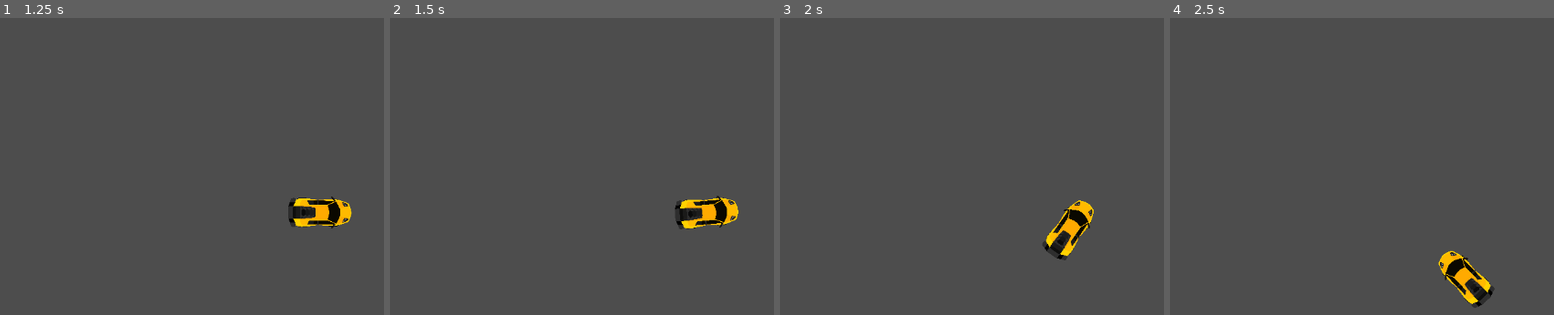
Above: before the commit, frames 1-4 (left to right).
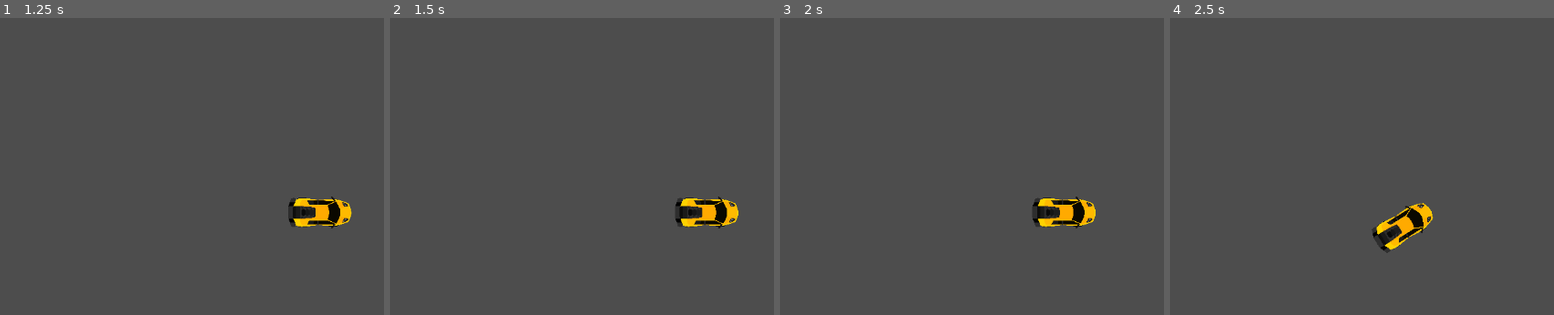
Above: after the commit, the same moments.

Repository: pgawle/driveoutnazis
Game: Godot game, scene res://drive_out_nazis.tscn
The game is run twice, just before and just after one commit, with the same random seed, the same clock (stepped at 60 frames per second) and the same inputs.
Inputs:
- Up to frame 1 (1.25 s): tap Enter at 0.5 s; hold Right (right) from 0.53 s (still down)
- Up to frame 2 (1.5 s): tap Space at 1.25 s; release Right (right) at 1.28 s; hold Down (down) from 1.28 s (still down)
- Up to frame 3 (2 s): keep holding Down (down)
- Up to frame 4 (2.5 s): release Down (down) at 2.03 s; hold Right (right) from 2.03 s (still down)

Frame 1 is identical in both runs. In frame 2, 0.5% of the frame differs, in the area x 74-91%, y 59-72%; in frame 3, 2.1%; in frame 4, 2.8%, in the area x 52-85%, y 62-98%.

Commit message:
Complete car movement (traction, drift, break)

Diff:
--- a/Actors/PlayerCar/player_car.gd
+++ b/Actors/PlayerCar/player_car.gd
@@ -8,12 +8,22 @@
 @export var braking := -450
 @export var max_speed_reverse := 250
 
+
+@export var friction := -55
+@export var drag := -0.06
+
+
+@export var slip_speed := 400  # Speed where traction is reduced
+@export var traction_fast := 2.5 # High-speed traction
+@export var traction_slow := 10 # Low-speed traction
+
 func _physics_process(delta):
 	var input = get_input()
 	velocity += input["acceleration"] * delta
-	print(input["steer_direction"])
-	var steering = calculate_steering(delta)
+	var friction = apply_friction(delta, input["acceleration"],velocity)
+	velocity = friction["velocity"]
 
+	var steering = calculate_steering(delta,input["steer_direction"])
 	velocity = steering["velocity"]
 	rotation = steering["rotation"]
 
@@ -32,20 +42,47 @@
 		_acceleration = transform.x * braking
 	return {"acceleration": _acceleration, "steer_direction": _steer_direction}
 
-func calculate_steering(delta):
+func apply_friction(delta, acceleration, _velocity):
+	if acceleration == Vector2.ZERO and velocity.length() < 50:
+		_velocity = Vector2.ZERO
+	var friction_force = _velocity * friction * delta
+	var drag_force = _velocity * _velocity.length() * drag * delta
+	var _acceleration = acceleration+ drag_force + friction_force
+	return {"acceleration": _acceleration, "velocity": _velocity}
+
+
+
+
+func calculate_steering(delta, steer_direction):
 	var _rotation: float = 0
 	var _velocity := Vector2.ZERO
-
+	# 1. Find the wheel positions
 	var rear_wheel = position - transform.x * wheel_base / 2.0
 	var front_wheel = position + transform.x * wheel_base / 2.0
+	# 2. Move the wheels forward
 	rear_wheel += velocity * delta
-	front_wheel += velocity.rotated(steer_angle) * delta
-	var new_heading = (front_wheel - rear_wheel).normalized()
+	front_wheel += velocity.rotated(steer_direction) * delta
+	# 3. Find the new direction vector
+	var new_heading = rear_wheel.direction_to(front_wheel)
+	# 4. Choose which traction value to use - at lower speeds, slip should be low
+	var traction = traction_slow
+	if velocity.length() > slip_speed:
+		traction = traction_fast
+	# 4. Are we braking, going forward or backward
 	var d = new_heading.dot(velocity.normalized())
 	if d > 0:
-		_velocity = new_heading * velocity.length()
+		# using linear interpolation to add drift
+		_velocity = lerp(velocity, new_heading * velocity.length(), traction * delta)
 	if d < 0:
+		print('reverse')
 		_velocity = -new_heading * min(velocity.length(), max_speed_reverse)
+
+
+	#4. choose which traction value to use - at lower speeds, slip should be low
+
+
+
+
 	_rotation = new_heading.angle()
 
 	return {"velocity": _velocity, "rotation": _rotation}
Not shown, changed: README.md
